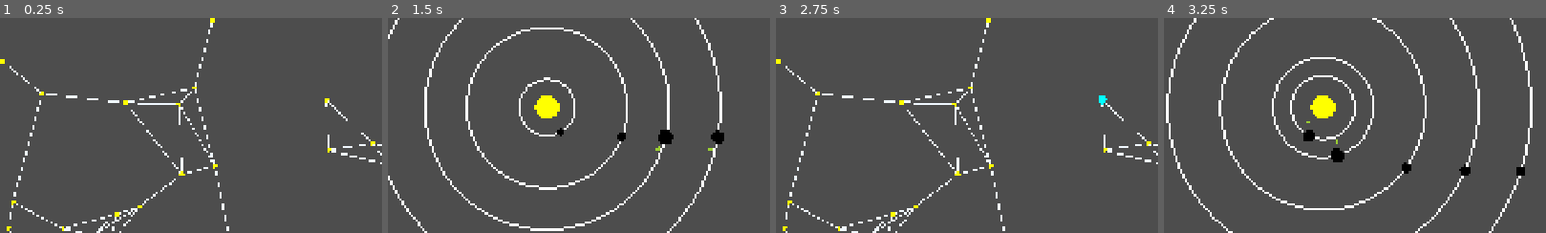
Above: before the commit, frames 1-4 (left to right).
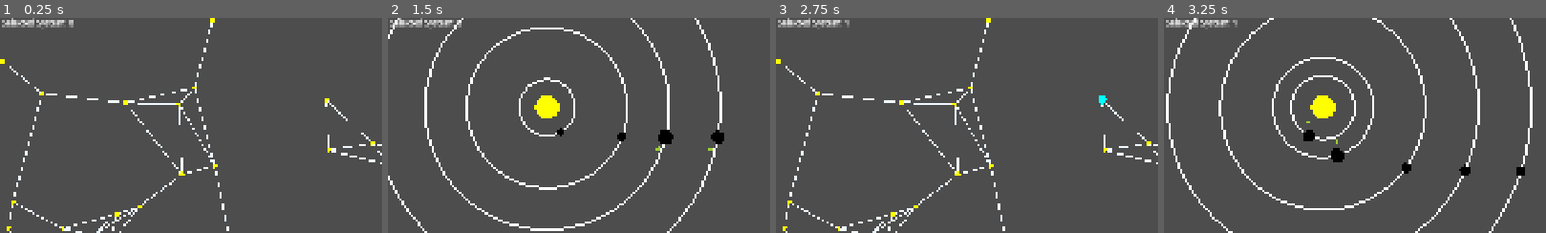
Above: after the commit, the same moments.

Repository: wrxme/Solaris
Game: Godot game, scene res://assets/scenes/game.tscn
Same seed, same stepped clock (60 frames per second), same inputs: the game is played once before the commit and once after it.
Inputs:
- Up to frame 1 (0.25 s): no input
- Up to frame 2 (1.5 s): tap Enter (enter) at 0.5, 1.35 s; hold Right (right) 0.53-1.28 s; hold Enter (enter) 0.53-1.28 s; tap Space (pause) at 1.25 s; hold Left (left) from 1.28 s (still down)
- Up to frame 3 (2.75 s): release Left (left) at 2.03 s; hold Right (right) from 2.03 s (still down); hold Enter (enter) from 2.03 s (still down)
- Up to frame 4 (3.25 s): keep holding Right (right); release Enter (enter) at 2.78 s; tap Enter (enter) at 2.85 s
The pictures show only the part of the screen within x 0-50%, y 0-50%; the shares and areas given below are measured in that part.

The runs differ from the first frame. In frame 1, 0.5% of the frame differs, in the area x 0-20%, y 0-5%; in frame 2, 0.5%; in frame 3, 0.5%; in frame 4, 0.5%.

Commit message:
Added system selection UI

Diff:
--- a/assets/scenes/game.tscn
+++ b/assets/scenes/game.tscn
@@ -41,3 +41,12 @@
 theme_override_font_sizes/font_size = 20
 text = "00/00/0000"
 horizontal_alignment = 2
+
+[node name="sys" type="Label" parent="UI"]
+layout_mode = 0
+offset_left = 5.0
+offset_top = -2.0
+offset_right = 185.0
+offset_bottom = 26.0
+theme_override_font_sizes/font_size = 20
+text = "Selected System: 0"
--- a/scripts/gameplay_managers/game_manager.gd
+++ b/scripts/gameplay_managers/game_manager.gd
@@ -5,6 +5,7 @@
 @export var galaxy_generation_settings : GalaxyGenerationSettings
 
 @onready var time_txt = $UI/Time
+@onready var system_txt = $UI/sys
 
 var galaxy : Galaxy
 var game_timer : GameTimer
@@ -79,11 +80,15 @@
 	else:
 		focus -= 1
 
+	system_txt.text = "Selected System: " + str(focus)
+
 func on_right_pressed() -> void:
 	if focus == galaxy.systems.size() - 1:
 		focus = 0
 	else:
 		focus += 1
 
+	system_txt.text = "Selected System: " + str(focus)
+
 func on_enter_pressed() -> void:
 	galaxy_view = !galaxy_view
